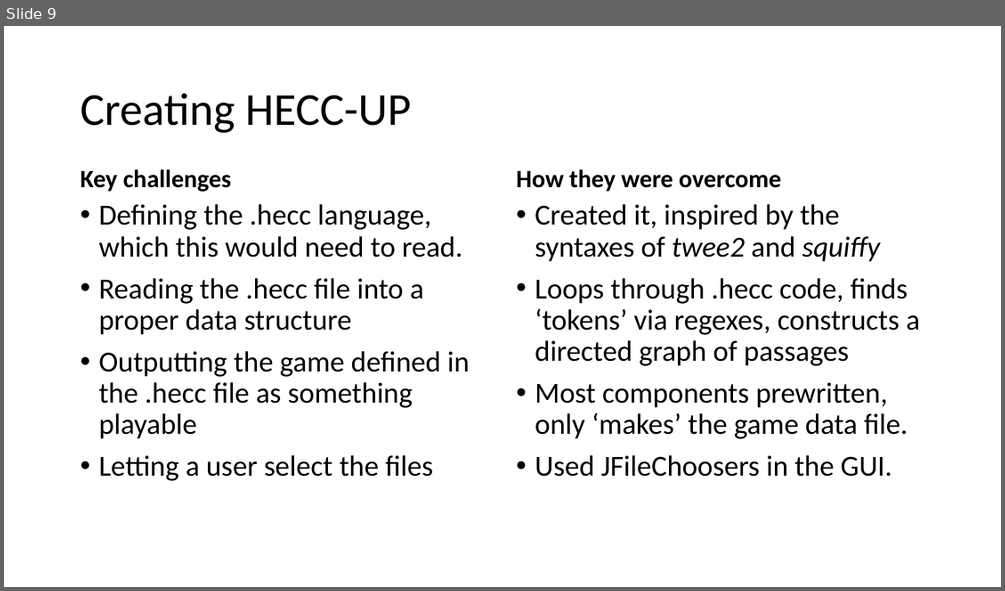
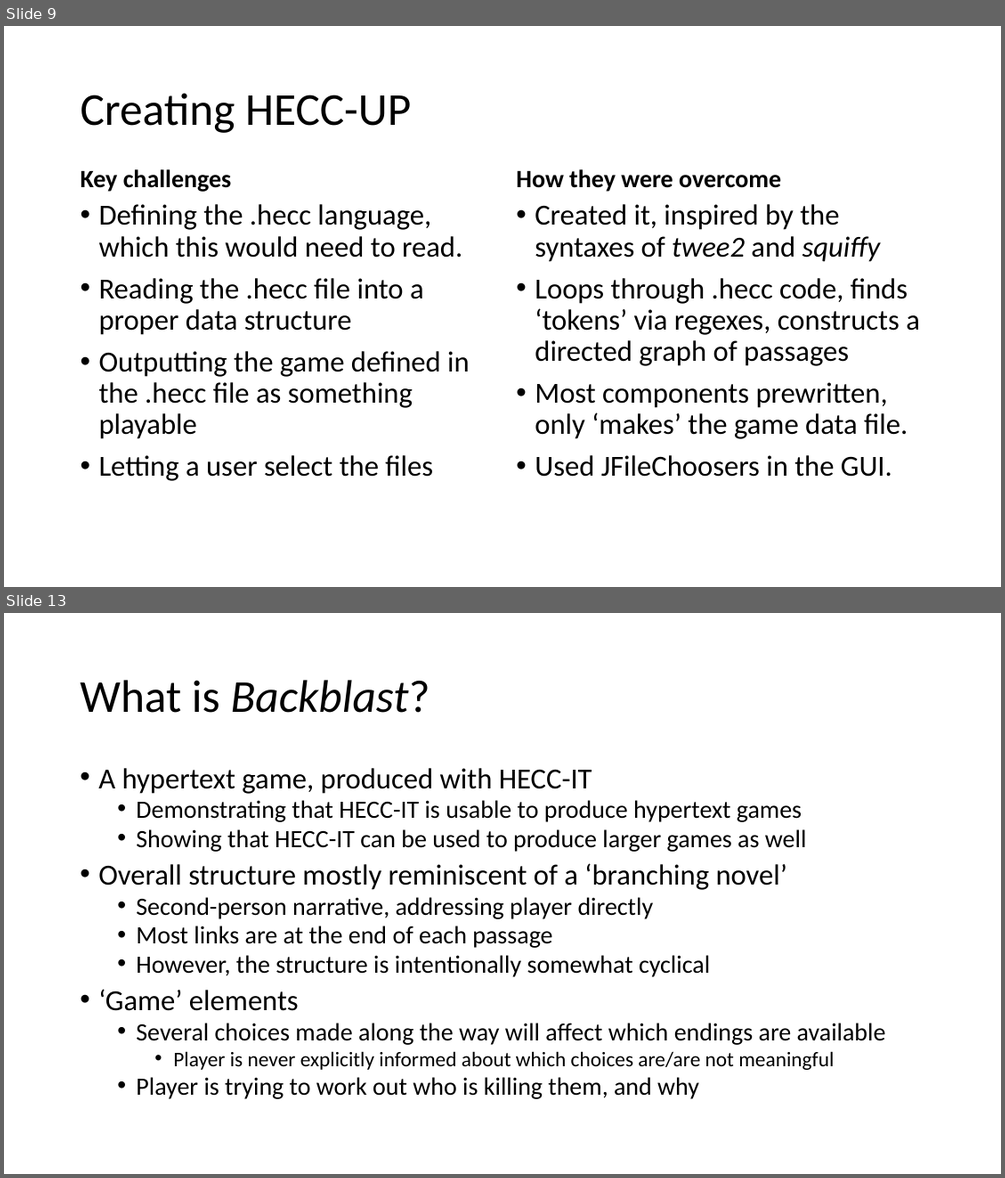
Before and after one commit to 11BelowStudio/HECC-IT, a slide deck: Reports n such/PDO presentation.pptx. Shown one above the other, each under a label of ours: slide 9 before the commit, slides 9 and 13 after it; the slides between them are not shown. The pictures are 1005x591 and 1005x1178 pixels, drawn with LibreOffice and Linux fonts; fonts in the diff are those of the drawing. Boxes give left, top, right and bottom in pixels: in the first picture for what was removed or moved away, otherwise in the second. Text is boxed around its words. In the diff, an @@ line names an element or a change of style, - is before the commit and + after.

Commit message:
Finished writing the presentation itself. Time to prepare the demonstration .hecc files.

```diff
--- a/Reports n such/PDO presentation.pptx
+++ b/Reports n such/PDO presentation.pptx
@@ slide 13 added at box(4, 613, 1001, 1174), background #FFFFFF @@
@@ title added at box(80, 680, 430, 713), 44 pt, text #000000, italic @@
+What is Backblast?
@@ text added at box(98, 768, 886, 1099), 24 pt, text #000000 @@
+• A hypertext game, produced with HECC-IT
+  • Demonstrating that HECC-IT is usable to produce hypertext games
+  • Showing that HECC-IT can be used to produce larger games as well
+• Overall structure mostly reminiscent of a ‘branching novel’
+  • Second-person narrative, addressing player directly
+  • Most links are at the end of each passage
+  • However, the structure is intentionally somewhat cyclical
+• ‘Game’ elements
+  • Several choices made along the way will affect which endings are available
+    • Player is never explicitly informed about which choices are/are not meaningful
+  • Player is trying to work out who is killing them, and why
```
Also in this commit, not shown: 6 slides changed, 11 other slides added, 7 other files.
